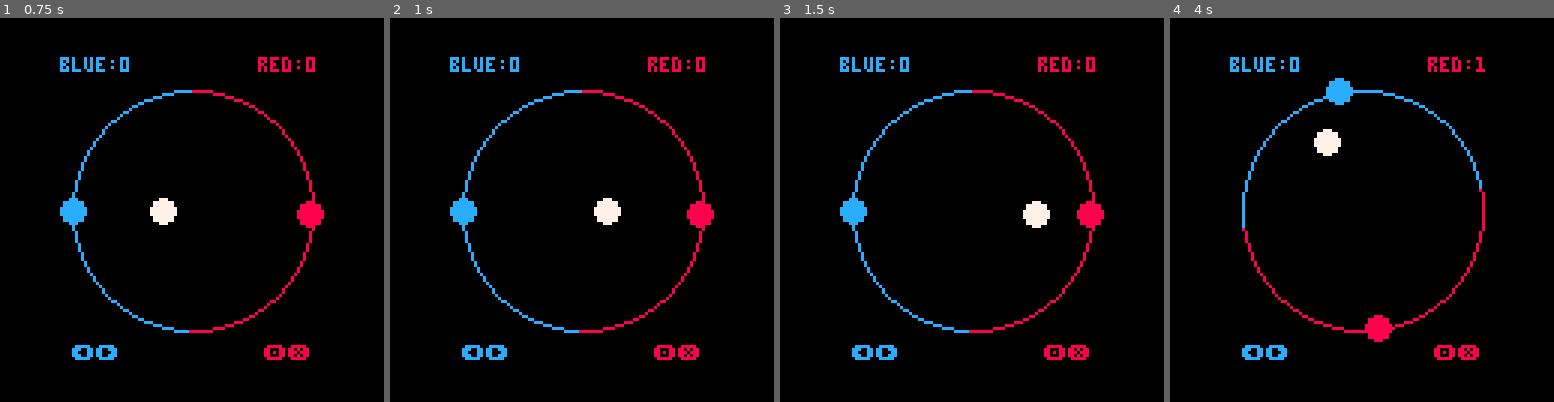
Above: before the commit, frames 1-4 (left to right).
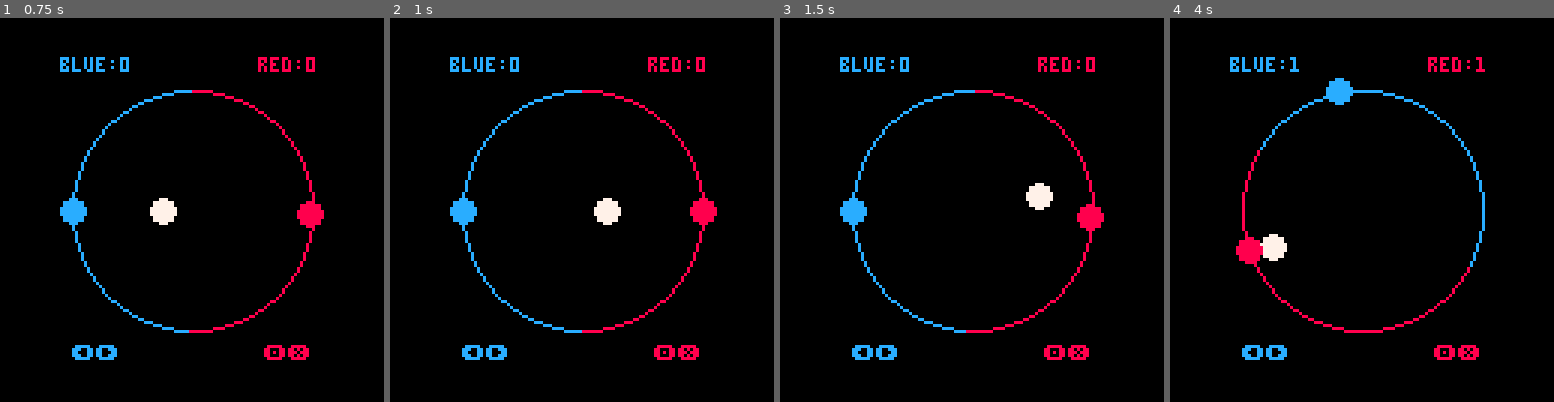
Above: after the commit, the same moments.

Repository: TheDevelo/circpong
Game: PICO-8 cartridge circpong.p8
Same seed, same stepped clock (60 frames per second), same inputs: the game is played once before the commit and once after it.
Inputs:
- Up to frame 1 (0.75 s): tap X (X key) at 0.33 s; tap O (Z key) at 0.7 s
- Up to frame 2 (1 s): no input
- Up to frame 3 (1.5 s): tap X (X key) at 1.07 s
- Up to frame 4 (4 s): hold Right 1.6-2.1 s; tap O (Z key) every 0.4 s from 1.7 to 3.7 s; tap X (X key) at 1.85, 2.97 s; hold Right 2.47-3.03 s; hold Left 3.08-3.58 s

Frame 1 is identical in both runs. In frame 2, 0.2% of the frame differs, in the area x 49-86%, y 46-83%; in frame 3, 0.7%; in frame 4, 1.8%, in the area x 17-83%, y 10-85%.

Commit message:
made cpu mega better by having it actually predict where the ball is going

Diff:
--- a/circpong.p8
+++ b/circpong.p8
@@ -4,7 +4,10 @@
 ballsize=4
 circsize=40
 ball_speed=1.25
-cpu_mult=1.1
+--faster for harder
+cpu_mult=1
+cpu_zone=0.02
+cpu_react_frames=18
 paddles={0.5,0}
 paddle_speed=0.00625
 paddle_accel=0.0015
@@ -24,25 +27,76 @@
  add(balls, new_ball(paddles[1]))
  score={0, 0}
  dpaddles={0,0}
+ cpu_react=0
+end
+
+function future_ball_angle(x, y, dx, dy)
+ -- finds future angle by calc future x and y of ball
+ -- does intersection of circle formula and ball line
+ -- looks like magic but you can rederive it yourself
+
+ -- swaps x and y if line is too vertical
+ -- prevents integer overflows from happening
+ local flipped = false
+ if abs(dy/dx) > 2 then
+  x, y = y, x
+  dx, dy = dy, dx
+  flipped = true
+ end
+
+ -- s for slope
+ local s = dy/dx
+ -- a, b, and c for quadratic formula terms
+ local a = s^2 + 1
+ local b = 2*s*(y-s*x)
+ local c = (y-s*x)^2 - circsize^2
+ -- quadratic formula to find future x value of ball
+ local discriminant = sqrt(b^2-4*a*c)
+ local fut_x1 = (-b+discriminant)/2/a
+ local fut_x2 = (-b-discriminant)/2/a
+ --calculate y values for both possible x vals
+ local fut_y1 = y+s*(fut_x1-x)
+ local fut_y2 = y+s*(fut_x2-x)
+
+ -- find which future point is outside circ when moved in ball dir
+ local dist1 = (fut_x1+dx)^2+(fut_y1+dy)^2
+ local dist2 = (fut_x2+dx)^2+(fut_y2+dy)^2
+ if dist1>dist2 then
+  fut_x = fut_x1
+  fut_y = fut_y1
+ else
+  fut_x = fut_x2
+  fut_y = fut_y2
+ end
+
+ if flipped then
+  fut_x, fut_y = fut_y, fut_x
+ end
+
+ return atan2(fut_x, fut_y)
+end
+
+function nearest_pad(angle)
+ local pad_angs=calc_pad_angs(paddles)
+ local near_pad=1
+ if pad_angs[1]>pad_angs[2] then
+  if angle>pad_angs[1] or angle<pad_angs[2] then
+   near_pad=2
+  end
+ else
+  if angle>pad_angs[1] and angle<pad_angs[2] then
+   near_pad=2
+  end
+ end
+ return near_pad
 end
 
 function _update60()
  for _, ball in pairs(balls) do
   ball.x+=ball.dx
   ball.y+=ball.dy
-  if ball.x*ball.x+ball.y*ball.y >= circsize*circsize then
-   angle=atan2(ball.x, ball.y)
-   pad_angs=calc_pad_angs(paddles)
-   near_pad=1
-   if pad_angs[1]>pad_angs[2] then
-    if angle>pad_angs[1] or angle<pad_angs[2] then
-     near_pad=2
-    end
-   else
-    if angle>pad_angs[1] and angle<pad_angs[2] then
-     near_pad=2
-    end
-   end
+  if ball.x^2+ball.y^2 >= circsize^2 then
+   near_pad = nearest_pad(atan2(ball.x, ball.y))
    del(balls, ball)
    ball_new=new_ball(paddles[near_pad]+0.5)
    ball_new.x=cos(paddles[near_pad])*(circsize-ballsize*2)
@@ -53,7 +107,7 @@
   for i, paddle in pairs(paddles) do
    xdiff=ball.x-cos(paddle)*(circsize+1)
    ydiff=ball.y-sin(paddle)*(circsize+1)
-   dist=sqrt(xdiff*xdiff+ydiff*ydiff)
+   dist=sqrt(xdiff^2+ydiff^2)
    if dist<=ballsize*2 then
     if ball.hold>2 then
      sfx(0)
@@ -68,23 +122,25 @@
  end
 
  -- cpu test
- angle=atan2(ball.x, ball.y)
- pad_angs=calc_pad_angs(paddles)
- near_pad=1
- if pad_angs[1]>pad_angs[2] then
-  if angle>pad_angs[1] or angle<pad_angs[2] then
-   near_pad=2
-  end
- else
-  if angle>pad_angs[1] and angle<pad_angs[2] then
-   near_pad=2
-  end
- end
- if (paddles[2]-angle)%1 > 0.5 and near_pad == 2 then
-  --faster for harder
-  paddles[2]+=paddle_speed*cpu_mult
- elseif (paddles[2]-angle)%1 < 0.5 and near_pad == 2 then
-  paddles[2]-=paddle_speed*cpu_mult
+ angle=future_ball_angle(balls[1].x, balls[1].y, balls[1].dx, balls[1].dy)
+ near_pad = nearest_pad(angle)
+ pad_diff = (paddles[2]-angle)%1
+ moved = false
+ if near_pad == 1 then
+  cpu_react = 0
+ elseif cpu_react < cpu_react_frames then
+  cpu_react += 1
+ elseif pad_diff > 0.5 and pad_diff < 1-cpu_zone then
+  dpaddles[2]=min(paddle_speed*cpu_mult,dpaddles[2]+paddle_accel)
+  moved = true
+ elseif pad_diff < 0.5 and pad_diff > cpu_zone then
+  dpaddles[2]=max(-paddle_speed*cpu_mult,dpaddles[2]-paddle_accel)
+  moved = true
+ end
+ if dpaddles[2]<0 and not moved then
+  dpaddles[2]=min(0,dpaddles[2]+paddle_accel)
+ elseif not moved then
+  dpaddles[2]=max(0,dpaddles[2]-paddle_accel)
  end
 
  if btn(⬅️) then
@@ -105,6 +161,8 @@
  if btn(❎) then
   paddles[2]-=paddle_speed
  end
+ paddles[2]+=dpaddles[2]
+
  paddles[1]=paddles[1]%1
  paddles[2]=paddles[2]%1
 end
Not shown, changed: circpong-cpu.js
